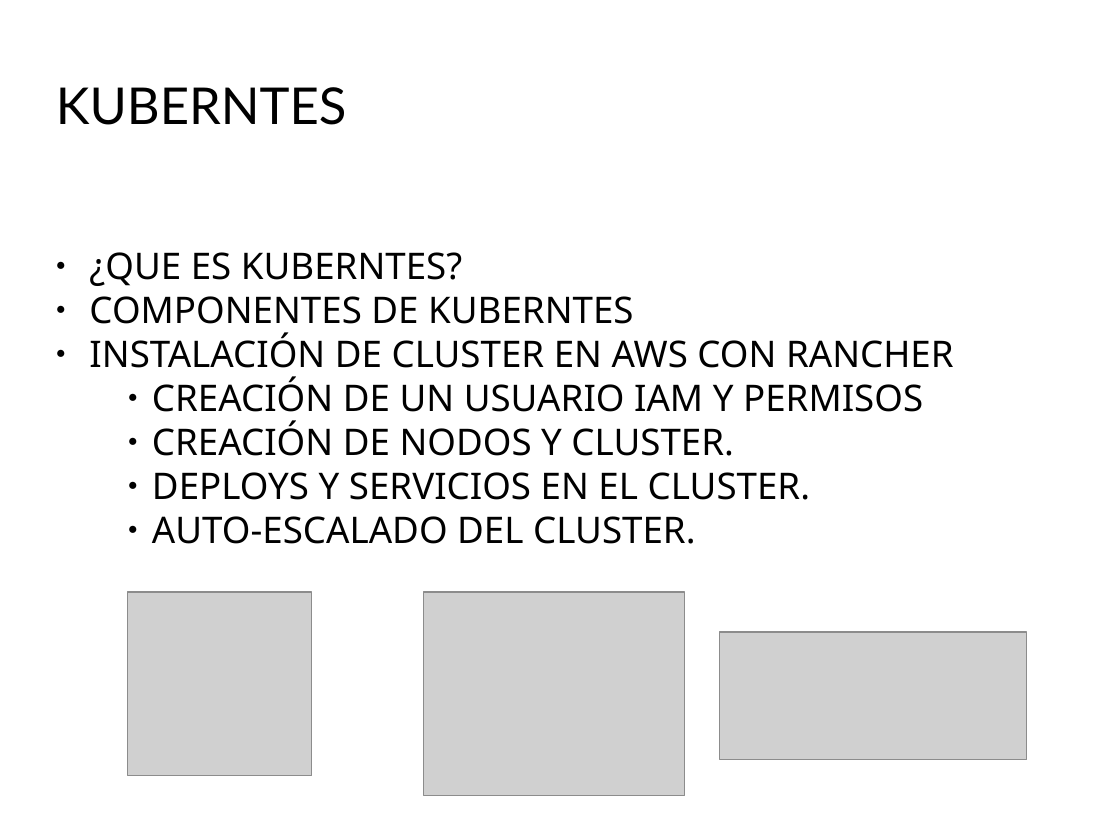
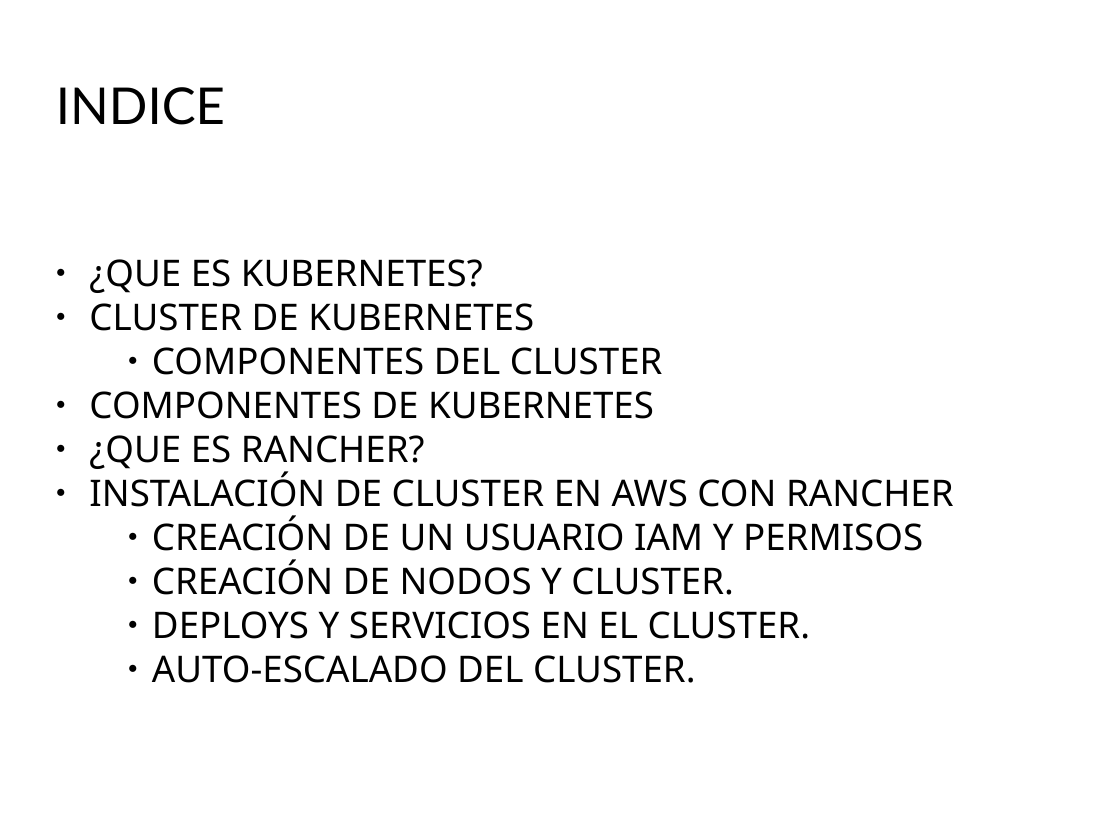
Before and after one commit to Juanjosegongora/kubernetes, a slide deck: slide 2 of proyecto_kubernetes.odp (slide 1 before the commit). Drawn at 1120x840 pixels with LibreOffice and Linux fonts; fonts in the diff are those of the drawing; grey boxes stand for pictures; background and template pictures are left out. Boxes give left, top, right and bottom in pixels: in the first picture for what was removed or moved away, otherwise in the second. Text is boxed around its words. In the diff, an @@ line names an element or a change of style, - is before the commit and + after.

Commit message:
Ready

```diff
--- a/proyecto_kubernetes.odp
+++ b/proyecto_kubernetes.odp
@@ title at <box>56,87,225,125</box>: text changed @@
-KUBERNTES
+INDICE
@@ subtitle "¿QUE ES KUBERNETES?": place and size @@
-subtitle "¿QUE ES KUBERNETES?" at <box>89,252,954,544</box>
+subtitle "¿QUE ES KUBERNETES?" at <box>89,259,954,683</box>
@@ subtitle at <box>89,259,663,473</box>: text changed @@
-● ¿QUE ES KUBERNTES?
-● COMPONENTES DE KUBERNTES
+● ¿QUE ES KUBERNETES?
+● CLUSTER DE KUBERNETES
+      ● COMPONENTES DEL CLUSTER
+● COMPONENTES DE KUBERNETES
+● ¿QUE ES RANCHER?
@@ picture removed at <box>128,593,312,776</box> @@
@@ picture removed at <box>424,593,685,797</box> @@
@@ picture removed at <box>721,632,1028,760</box> @@
```
Also in this commit, not shown: 2 slides added, 1 slide removed.
